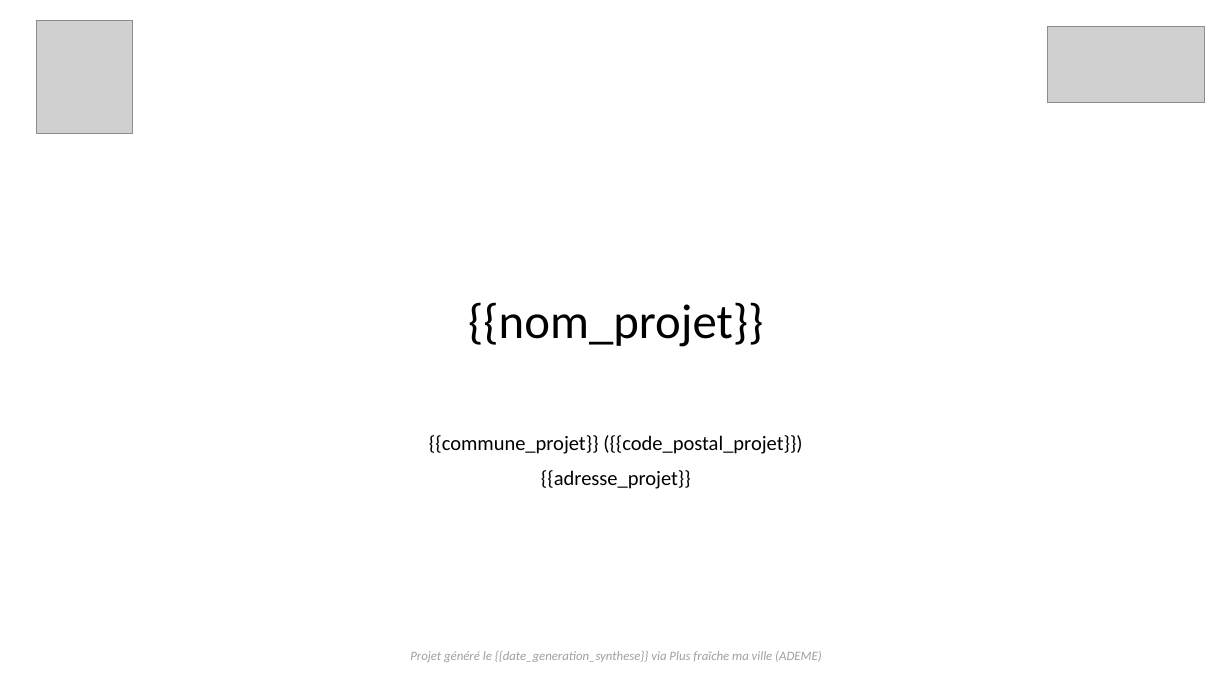
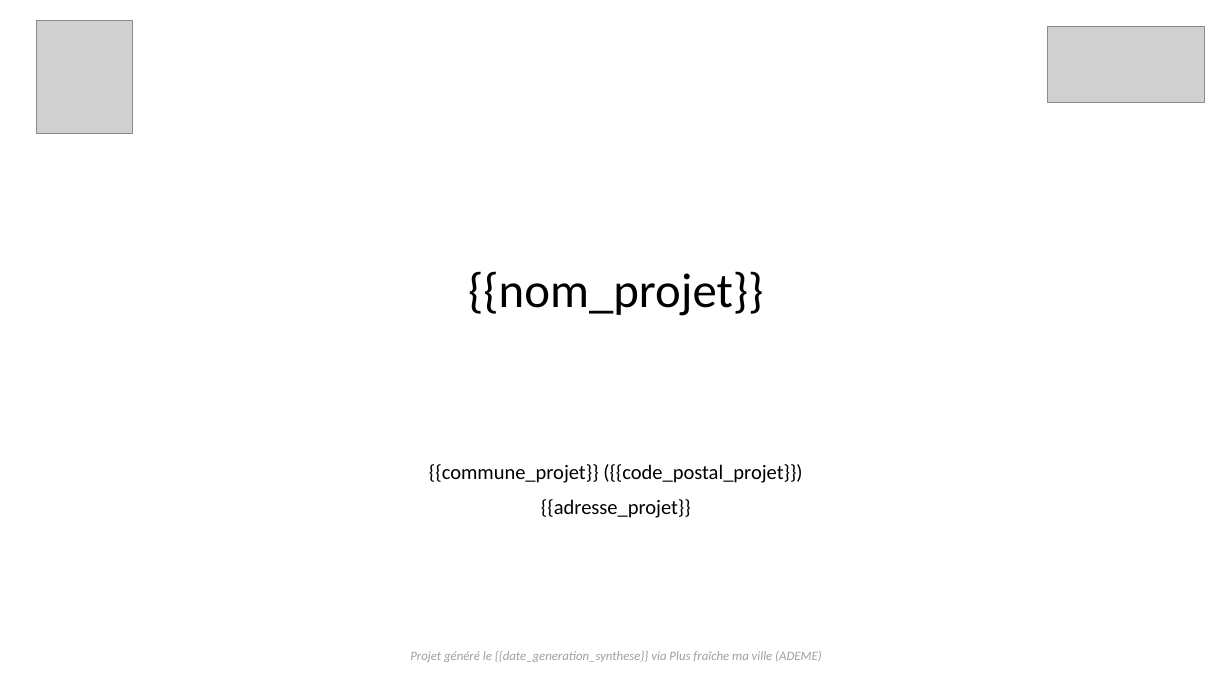
Before and after one commit to incubateur-ademe/plusfraichemaville-site, a slide deck: slide 1 of public/templates/template_synthese_projet.pptx. Drawn at 1232x693 pixels with LibreOffice and Linux fonts; fonts in the diff are those of the drawing; grey boxes stand for pictures. Boxes give left, top, right and bottom in pixels: in the first picture for what was removed or moved away, otherwise in the second. Text is boxed around its words. In the diff, an @@ line names an element or a change of style, - is before the commit and + after.

```diff
--- a/public/templates/template_synthese_projet.pptx
+++ b/public/templates/template_synthese_projet.pptx
@@ title "{{nom_projet}}": place and size @@
-title "{{nom_projet}}" at [468, 302, 763, 347]
+title "{{nom_projet}}" at [468, 271, 763, 316]
@@ title "{{nom_projet}}" at [468, 271, 763, 316]: vertical alignment bottom to top @@
@@ subtitle "{{commune_projet}} ({{code_postal_projet}})": place and size @@
-subtitle "{{commune_projet}} ({{code_postal_projet}})" at [429, 435, 802, 489]
+subtitle "{{commune_projet}} ({{code_postal_projet}})" at [429, 464, 802, 518]
```
Also in this commit, not shown: 2 slides added, 4 other files.
